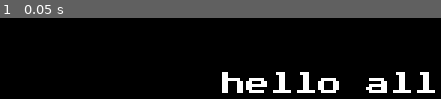
Above: before the commit, frame 1.
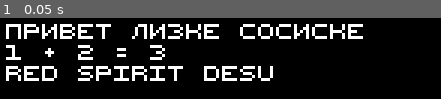
Above: after the commit, the same moment.

Repository: redspirit/final-fight
Game: Godot game, scene res://scenes/Main.tscn
Two runs of this game, one before a commit and one after it. Both use one fixed random seed, a clock stepped at 60 frames per second and the inputs below.
Inputs:
- Up to frame 1 (0.05 s): no input

The runs differ from the first frame. In frame 1, 15% of the frame differs, in the area x 1-99%, y 7-93%.

Commit message:
update fonts

Diff:
--- a/fonts/new_dynamicfont.tres
+++ b/fonts/new1.tres
@@ -1,7 +1,6 @@
 [gd_resource type="DynamicFont" load_steps=2 format=2]
 
-[ext_resource path="res://fonts/PressStart2P-Regular.ttf" type="DynamicFontData" id=1]
+[ext_resource path="res://fonts/cc.yal.5w5.block.uc.ttf" type="DynamicFontData" id=1]
 
 [resource]
-size = 8
 font_data = ExtResource( 1 )
--- /dev/null
+++ b/fonts/new2.tres
@@ -0,0 +1,6 @@
+[gd_resource type="DynamicFont" load_steps=2 format=2]
+
+[ext_resource path="res://fonts/cc.yal.5w5.block.ttf" type="DynamicFontData" id=1]
+
+[resource]
+font_data = ExtResource( 1 )
--- a/project.godot
+++ b/project.godot
@@ -32,7 +32,7 @@
 
 [gui]
 
-theme/custom_font="res://fonts/new_dynamicfont.tres"
+theme/custom_font="res://fonts/new1.tres"
 
 [input]
 
--- a/scenes/Main.tscn
+++ b/scenes/Main.tscn
@@ -15,8 +15,10 @@
 }
 
 [node name="Label" type="Label" parent="."]
-margin_left = 88.0
-margin_top = 80.0
-margin_right = 160.0
+margin_left = 16.0
+margin_top = 64.0
+margin_right = 176.0
 margin_bottom = 88.0
-text = "hello all"
+text = "привет лизке сосиске
+1 + 2 = 3
+red spirit desu"
Binary file removed: fonts/PressStart2P-Regular.ttf
Binary file added: fonts/cc.yal.5w5.block.ttf
Binary file added: fonts/cc.yal.5w5.block.uc.ttf
